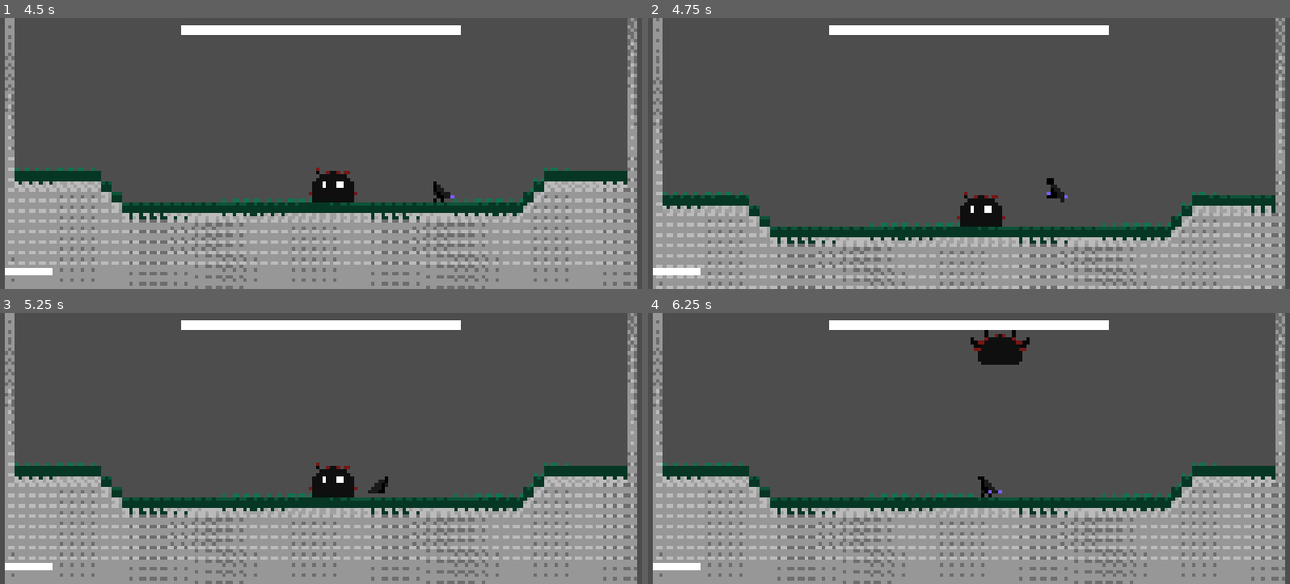
Above: before the commit, frames 1-4 (two rows, left to right).
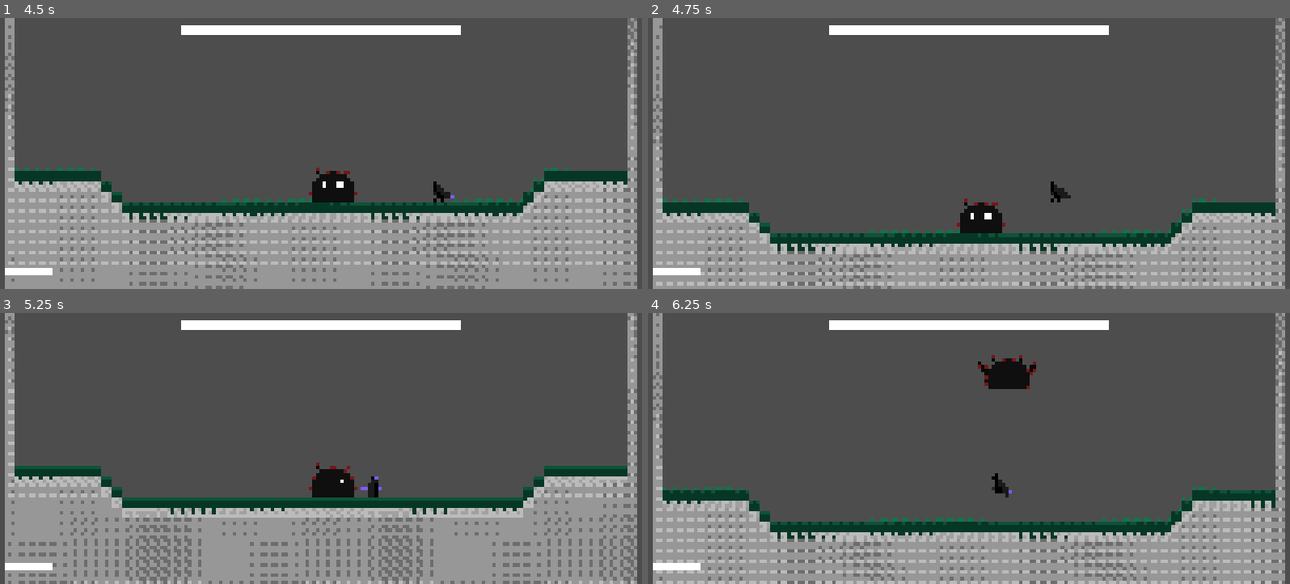
Above: after the commit, the same moments.

Repository: AnejMajnik/soulsvania
Game: Godot game, scene res://scenes/game.tscn
Same seed, same stepped clock (60 frames per second), same inputs: the game is played once before the commit and once after it.
Inputs (mouse positions are in pixels of both pictures, inside the frame that each line leads up to):
- Up to frame 1 (4.5 s): tap Enter at 0.5 s; move the mouse to (462, 139) at 0.52 s; hold D (move_right) 0.53-2.03 s; click (462, 139) at 0.6 s; tap Space (jump) at 0.77, 1.52, 3.02, 3.77 s; move the mouse to (192, 167) at 1.27 s; tap Shift (dash) at 1.35, 2.85, 4.35 s; move the mouse to (385, 93) at 2.02 s; hold A (move_left) 2.03-2.78 s; click (385, 93) at 2.1 s; move the mouse to (288, 207) at 2.77 s; hold D (move_right) 2.78-4.28 s; move the mouse to (513, 194) at 3.52 s; click (513, 194) at 3.6 s; move the mouse to (128, 112) at 4.27 s; hold A (move_left) from 4.28 s (still down)
- Up to frame 2 (4.75 s): keep holding A (move_left); tap Space (jump) at 4.52 s
- Up to frame 3 (5.25 s): move the mouse to (353, 448) at 5.02 s; release A (move_left) at 5.03 s; hold D (move_right) from 5.03 s (still down); click (353, 448) at 5.1 s
- Up to frame 4 (6.25 s): move the mouse to (872, 380) at 5.77 s; release D (move_right) at 5.78 s; hold A (move_left) from 5.78 s (still down); tap Shift (dash) at 5.85 s; tap Space (jump) at 6.02 s

Frame 1 is identical in both runs. In frame 2, 19% of the frame differs, in the area x 0-100%, y 0-100%; in frame 3, 13%; in frame 4, 27%.

Commit message:
Adjusted dash cooldown. Added slime rain sounds

Diff:
--- a/scenes/bosses/slime_rain.tscn
+++ b/scenes/bosses/slime_rain.tscn
@@ -2,6 +2,7 @@
 
 [ext_resource type="Script" uid="uid://bii33ks34rith" path="res://scripts/slime_boss/slime_rain.gd" id="1_i1kxc"]
 [ext_resource type="Texture2D" uid="uid://bqu551u36k3wy" path="res://assets/spritesheets/drops.png" id="1_igele"]
+[ext_resource type="AudioStream" uid="uid://cm6unlrqv5lly" path="res://assets/sounds/rain_drop.wav" id="3_qadpc"]
 
 [sub_resource type="CircleShape2D" id="CircleShape2D_bdd6j"]
 
@@ -78,5 +79,8 @@
 sprite_frames = SubResource("SpriteFrames_nrent")
 animation = &"hit"
 
+[node name="RainSound" type="AudioStreamPlayer2D" parent="." unique_id=1833684724]
+stream = ExtResource("3_qadpc")
+
 [connection signal="body_entered" from="." to="." method="_on_body_entered"]
 [connection signal="animation_finished" from="AnimatedSprite2D" to="." method="_on_animated_sprite_2d_animation_finished"]
--- a/scenes/player.tscn
+++ b/scenes/player.tscn
@@ -663,7 +663,7 @@
 
 [node name="DashCooldown" type="Timer" parent="Timers" unique_id=737137251]
 unique_name_in_owner = true
-wait_time = 4.0
+wait_time = 2.5
 one_shot = true
 
 [connection signal="animation_finished" from="AnimationPlayer" to="StateMachine/Attack" method="_on_animation_player_animation_finished"]
--- a/scripts/slime_boss/slime_rain.gd
+++ b/scripts/slime_boss/slime_rain.gd
@@ -2,6 +2,7 @@
 
 @onready var animated_sprite: AnimatedSprite2D = $AnimatedSprite2D
 @onready var player: Player = Autoload.player_node
+@onready var rain_sound: AudioStreamPlayer2D = $RainSound
 
 var velocity := Vector2.ZERO
 var gravity_switch: bool = true
@@ -18,6 +19,7 @@
 
 
 func _on_body_entered(body: Node2D) -> void:
+	rain_sound.play()
 	if body.is_in_group("foreground"):
 		animated_sprite.play("hit")
 		velocity.y = 0
Not shown, added: assets/sounds/rain_drop.wav.import
Not shown, added: assets/sounds/rain_drop.wav
